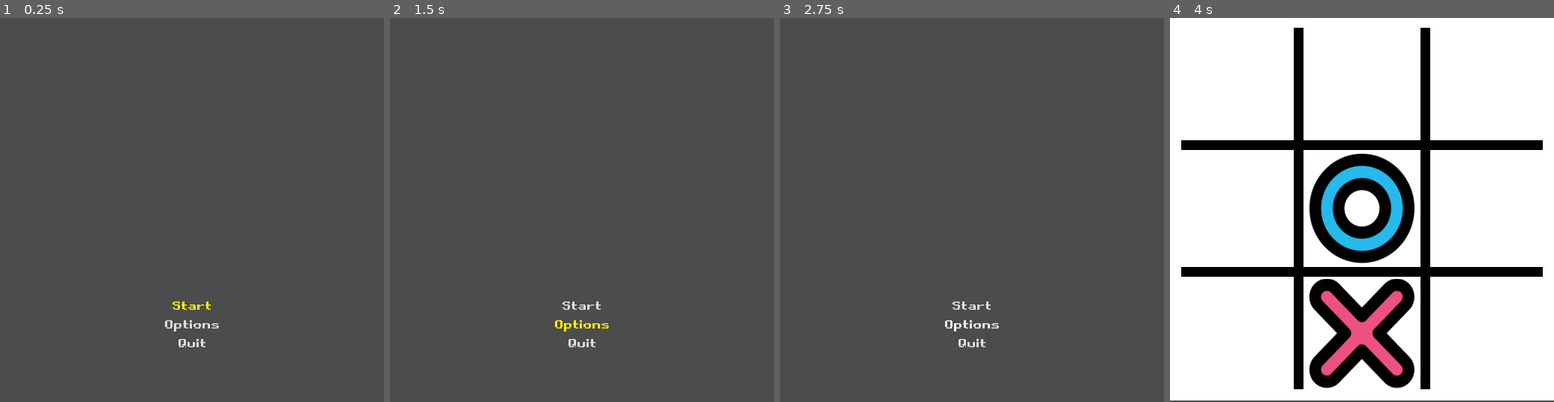
Above: before the commit, frames 1-4 (left to right).
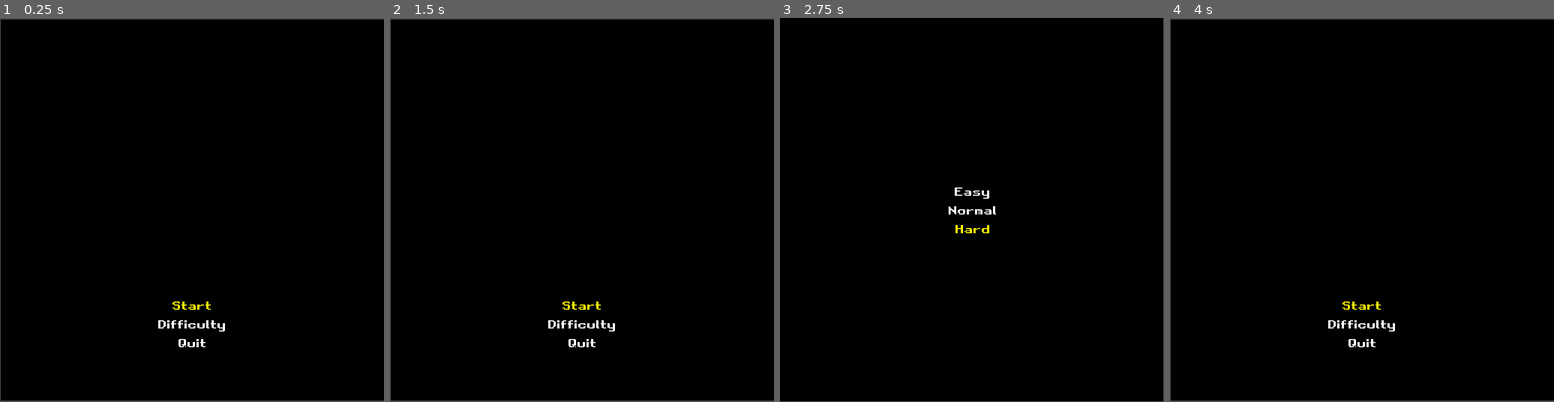
Above: after the commit, the same moments.

Repository: guilhermeprates/tic-tac-toe
Game: Godot game, scene res://Source/StartMenu/StartMenu.tscn
Two runs of this game, one before a commit and one after it. Both use one fixed random seed, a clock stepped at 60 frames per second and the inputs below.
Inputs (mouse positions are in pixels of both pictures, inside the frame that each line leads up to):
- Up to frame 1 (0.25 s): no input
- Up to frame 2 (1.5 s): click (582, 325) at 0.5 s, where only the run before the commit has a clickable "Options"; click (582, 229) at 1.25 s, where only the run after the commit has a clickable "Hard"
- Up to frame 3 (2.75 s): click (972, 325) at 2 s, where only the run after the commit has a clickable "Difficulty"
- Up to frame 4 (4 s): click (1362, 306) at 2.75 s, where only the run before the commit has a clickable "Start"; click (1362, 190) at 3.5 s, where only the run after the commit has a clickable "Easy"

The runs differ from the first frame. In frame 1, 99% of the frame differs, in the area x 0-100%, y 0-100%; in frame 2, 99%; in frame 3, 100%; in frame 4, 84%.

Commit message:
Add difficulty menu

Diff:
--- a/Assets/Themes/Retro/theme.tres
+++ b/Assets/Themes/Retro/theme.tres
@@ -11,16 +11,22 @@
 
 [sub_resource type="StyleBoxEmpty" id=3]
 
-[sub_resource type="StyleBoxFlat" id=4]
-bg_color = Color( 0.6, 0.6, 0.6, 0 )
+[sub_resource type="StyleBoxEmpty" id=6]
 
 [sub_resource type="StyleBoxEmpty" id=5]
 
+[sub_resource type="StyleBoxEmpty" id=7]
+
 [resource]
 default_font = SubResource( 1 )
+Button/colors/font_color = Color( 1, 1, 1, 1 )
+Button/colors/font_color_disabled = Color( 0.533333, 0.533333, 0.533333, 1 )
 Button/colors/font_color_focus = Color( 1, 0.960784, 0, 1 )
+Button/colors/font_color_hover = Color( 1, 0.960784, 0, 1 )
+Button/colors/font_color_pressed = Color( 1, 1, 1, 1 )
 Button/fonts/font = SubResource( 1 )
 Button/styles/disabled = SubResource( 2 )
 Button/styles/focus = SubResource( 3 )
-Button/styles/hover = SubResource( 4 )
+Button/styles/hover = SubResource( 6 )
 Button/styles/normal = SubResource( 5 )
+Button/styles/pressed = SubResource( 7 )
--- a/Source/Autoload/Global.gd
+++ b/Source/Autoload/Global.gd
@@ -1,6 +1,6 @@
 extends Node
 
-var difficulty_level = Difficulty.Level.Normal
+var level = Difficulty.Level.Normal
 var ai_enable = true
 var current_scene = null
 
@@ -36,3 +36,6 @@
 
 	# Optionally, to make it compatible with the SceneTree.change_scene() API.
 	get_tree().set_current_scene(current_scene)
+
+func set_level(new_value):
+	self.level = new_value
--- /dev/null
+++ b/Source/DifficultyMenu/DifficultyMenu.gd
@@ -0,0 +1,39 @@
+extends Control
+
+var easy_button: Button
+var normal_button: Button
+var hard_button: Button
+
+func _ready() -> void:
+	var container = get_node("VBoxContainer")
+	easy_button = container.get_node("EasyButton")
+	normal_button = container.get_node("NormalButton")
+	hard_button = container.get_node("HardButton")
+	# warning-ignore:return_value_discarded
+	easy_button.connect("pressed", self, "on_easy_button_pressed")
+	# warning-ignore:return_value_discarded
+	normal_button.connect("pressed", self, "on_normal_button_pressed")
+	# warning-ignore:return_value_discarded
+	hard_button.connect("pressed", self, "on_hard_button_pressed")
+	focus_on_current_level_button()
+
+func focus_on_current_level_button():
+	match (Global.level):
+		Difficulty.Level.Easy:
+			easy_button.grab_focus()
+		Difficulty.Level.Normal:
+			normal_button.grab_focus()
+		Difficulty.Level.Hard:
+			hard_button.grab_focus()
+
+func on_easy_button_pressed():
+	Global.set_level(Difficulty.Level.Easy)
+	Global.goto_scene("res://Source/StartMenu/StartMenu.tscn")
+
+func on_normal_button_pressed():
+	Global.set_level(Difficulty.Level.Normal)
+	Global.goto_scene("res://Source/StartMenu/StartMenu.tscn")
+
+func on_hard_button_pressed():
+	Global.set_level(Difficulty.Level.Hard)
+	Global.goto_scene("res://Source/StartMenu/StartMenu.tscn")
--- /dev/null
+++ b/Source/DifficultyMenu/DifficultyMenu.tscn
@@ -0,0 +1,46 @@
+[gd_scene load_steps=3 format=2]
+
+[ext_resource path="res://Assets/Themes/Retro/theme.tres" type="Theme" id=1]
+[ext_resource path="res://Source/DifficultyMenu/DifficultyMenu.gd" type="Script" id=2]
+
+[node name="DifficultyMenu" type="Control"]
+anchor_right = 1.0
+anchor_bottom = 1.0
+script = ExtResource( 2 )
+
+[node name="Background" type="ColorRect" parent="."]
+margin_right = 511.0
+margin_bottom = 511.0
+color = Color( 0, 0, 0, 1 )
+
+[node name="VBoxContainer" type="VBoxContainer" parent="."]
+anchor_left = 0.5
+anchor_top = 0.5
+anchor_right = 0.5
+anchor_bottom = 0.5
+margin_left = -65.5
+margin_top = -52.5
+margin_right = 65.5
+margin_bottom = 52.5
+alignment = 1
+
+[node name="EasyButton" type="Button" parent="VBoxContainer"]
+margin_top = 17.0
+margin_right = 131.0
+margin_bottom = 38.0
+theme = ExtResource( 1 )
+text = "Easy"
+
+[node name="NormalButton" type="Button" parent="VBoxContainer"]
+margin_top = 42.0
+margin_right = 131.0
+margin_bottom = 63.0
+theme = ExtResource( 1 )
+text = "Normal"
+
+[node name="HardButton" type="Button" parent="VBoxContainer"]
+margin_top = 67.0
+margin_right = 131.0
+margin_bottom = 88.0
+theme = ExtResource( 1 )
+text = "Hard"
--- a/Source/StartMenu/StartMenu.gd
+++ b/Source/StartMenu/StartMenu.gd
@@ -1,27 +1,27 @@
 extends Control
 
 var start_button: Button
-var options_button: Button
+var difficulty_button: Button
 var quit_button: Button
 
 func _ready():
 	var container = get_node("VBoxContainer")
 	start_button = container.get_node("StartButton")
-	options_button = container.get_node("OptionsButton")
+	difficulty_button = container.get_node("DifficultyButton")
 	quit_button = container.get_node("QuitButton")
+	# warning-ignore:return_value_discarded
 	start_button.connect("pressed", self, "on_start_button_pressed")
-	options_button.connect("pressed", self, "on_options_button_pressed")
+	# warning-ignore:return_value_discarded
+	difficulty_button.connect("pressed", self, "on_difficulty_button_pressed")
+	# warning-ignore:return_value_discarded
 	quit_button.connect("pressed", self, "on_quit_button_pressend")
 	start_button.grab_focus()
-
-func on_focus_entered(button):
-	button.set("custom_colors/font_color", Color(1,0,0))
 
 func on_start_button_pressed():
 	Global.goto_scene("res://Source/Board/Board.tscn")
 
-func on_options_button_pressed():
-	pass
+func on_difficulty_button_pressed():
+	Global.goto_scene("res://Source/DifficultyMenu/DifficultyMenu.tscn")
 
 func on_quit_button_pressend():
 	pass
--- a/Source/StartMenu/StartMenu.tscn
+++ b/Source/StartMenu/StartMenu.tscn
@@ -9,19 +9,30 @@
 theme = ExtResource( 1 )
 script = ExtResource( 2 )
 
+[node name="Background" type="ColorRect" parent="."]
+anchor_left = 0.5
+anchor_top = 0.5
+anchor_right = 0.5
+anchor_bottom = 0.5
+margin_left = -255.5
+margin_top = -254.0
+margin_right = 255.5
+margin_bottom = 254.0
+color = Color( 0, 0, 0, 1 )
+
 [node name="VBoxContainer" type="VBoxContainer" parent="."]
 anchor_left = 0.5
 anchor_top = 1.0
 anchor_right = 0.5
 anchor_bottom = 1.0
-margin_left = -90.0
+margin_left = -64.0
 margin_top = -206.0
-margin_right = 90.0
+margin_right = 64.0
 alignment = 1
 
 [node name="StartButton" type="Button" parent="VBoxContainer"]
 margin_top = 67.0
-margin_right = 180.0
+margin_right = 128.0
 margin_bottom = 88.0
 focus_neighbour_top = NodePath("../QuitButton")
 theme = ExtResource( 1 )
@@ -29,17 +40,17 @@
 text = "Start"
 flat = true
 
-[node name="OptionsButton" type="Button" parent="VBoxContainer"]
+[node name="DifficultyButton" type="Button" parent="VBoxContainer"]
 margin_top = 92.0
-margin_right = 180.0
+margin_right = 128.0
 margin_bottom = 113.0
 theme = ExtResource( 1 )
-text = "Options"
+text = "Difficulty"
 flat = true
 
 [node name="QuitButton" type="Button" parent="VBoxContainer"]
 margin_top = 117.0
-margin_right = 180.0
+margin_right = 128.0
 margin_bottom = 138.0
 focus_neighbour_bottom = NodePath("../StartButton")
 theme = ExtResource( 1 )
Not shown: 1 places in Assets/Themes/Retro/theme.tres that only renumber resources
